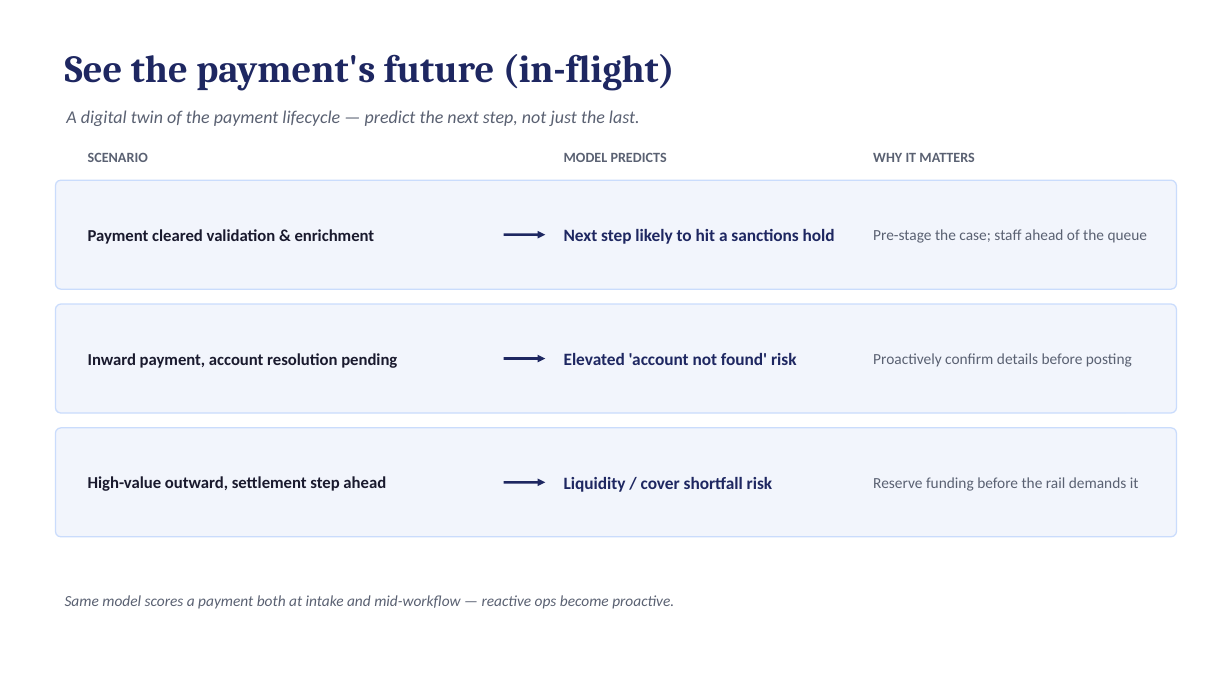
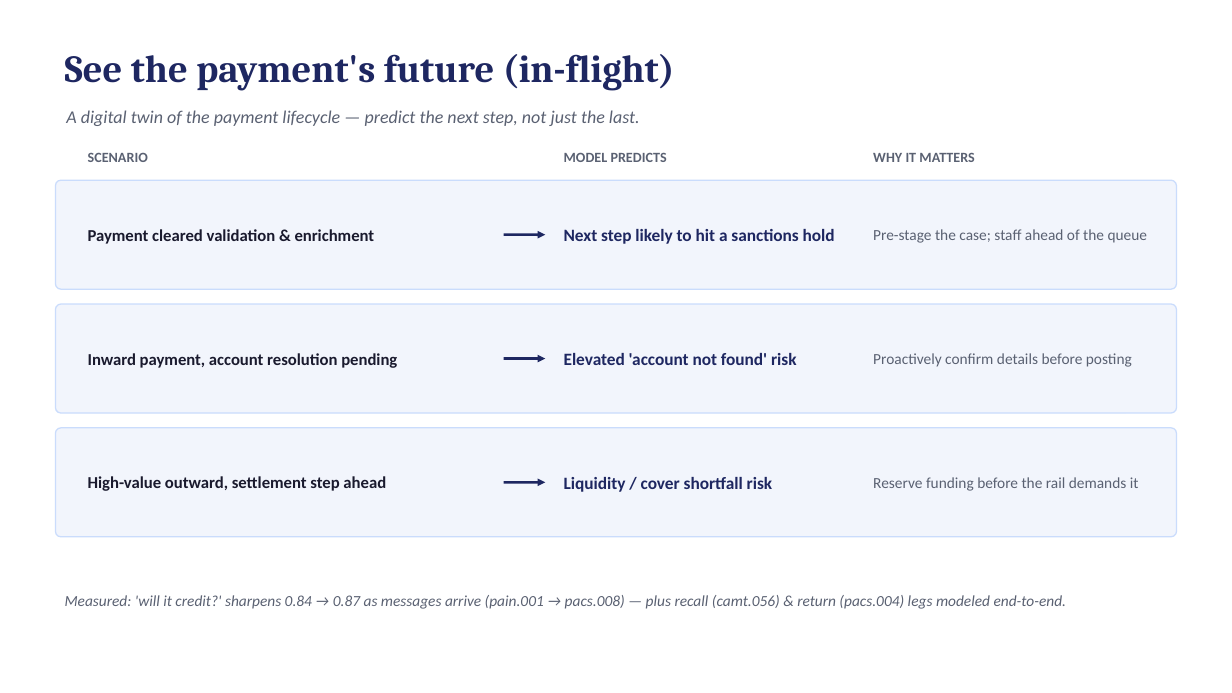
Before and after one commit to Bratz/txn-repr-poc, a slide deck: slide 7 of docs/txn_repr_evidence.pptx. Drawn at 1232x693 pixels with LibreOffice and Linux fonts; fonts in the diff are those of the drawing. Boxes give left, top, right and bottom in pixels: in the first picture for what was removed or moved away, otherwise in the second. Text is boxed around its words. In the diff, an @@ line names an element or a change of style, - is before the commit and + after.

```diff
--- a/docs/txn_repr_evidence.pptx
+++ b/docs/txn_repr_evidence.pptx
@@ text at box(65, 595, 1066, 609): text changed @@
-Same model scores a payment both at intake and mid-workflow — reactive ops become proactive.
+Measured: 'will it credit?' sharpens 0.84 → 0.87 as messages arrive (pain.001 → pacs.008) — plus recall (camt.056) & return (pacs.004) legs modeled end-to-end.
```
Also in this commit, not shown: 8 other slides changed, 2 other files.
